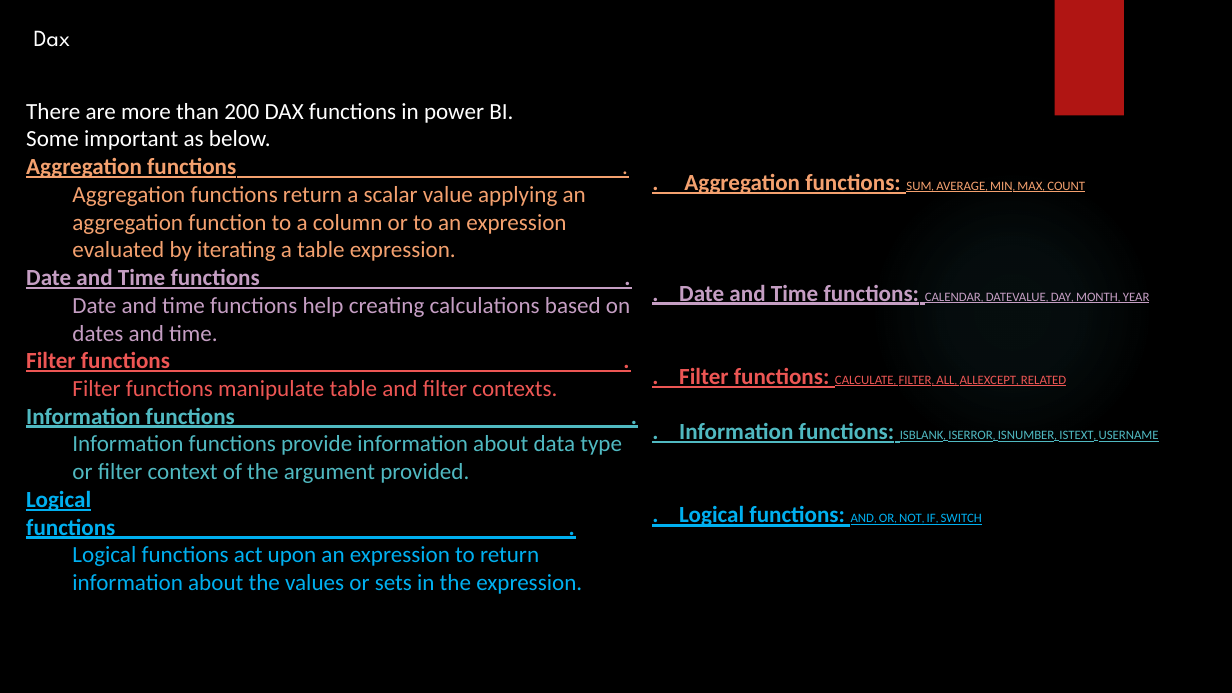
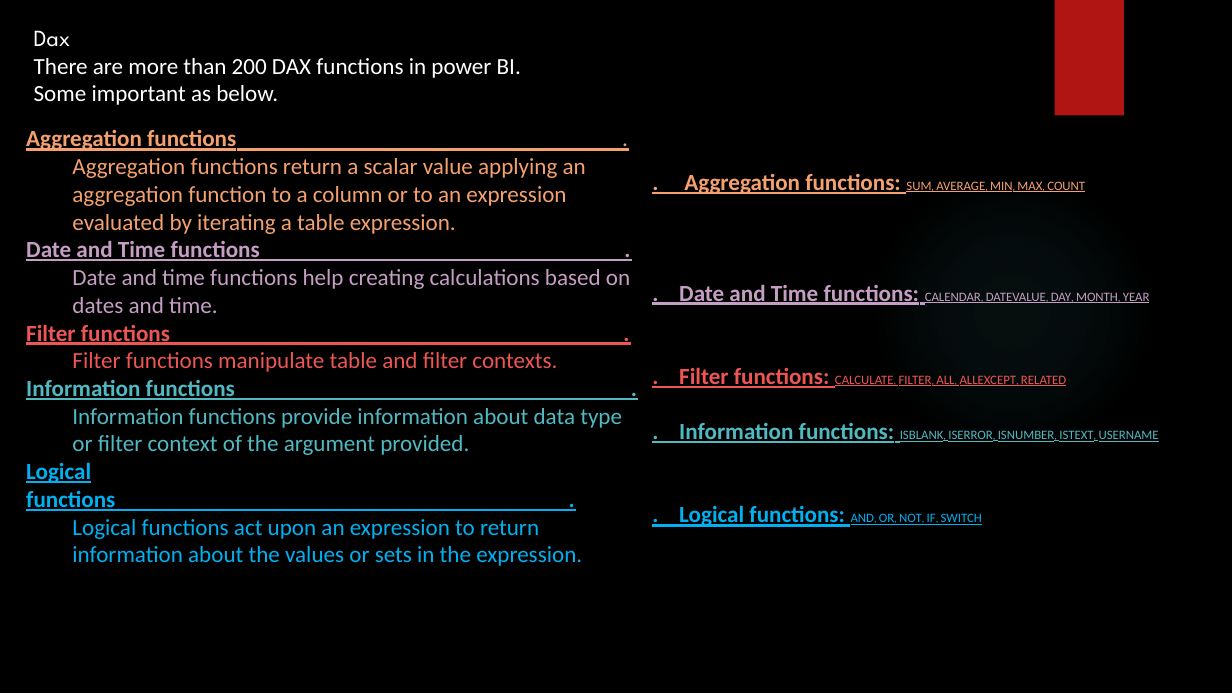
Before and after one commit to SHIVRAJSHINDE/Ethans, a slide deck: slide 2 of 17 18 20/5.Power Bi/5) Dax/Dax.pptx. Drawn at 1232x693 pixels with LibreOffice and Linux fonts; fonts in the diff are those of the drawing; background and template pictures are left out. Boxes give left, top, right and bottom in pixels: in the first picture for what was removed or moved away, otherwise in the second. Text is boxed around its words. In the diff, an @@ line names an element or a change of style, - is before the commit and + after.

```diff
--- a/17 18 20/5.Power Bi/5) Dax/Dax.pptx
+++ b/17 18 20/5.Power Bi/5) Dax/Dax.pptx
@@ text at <box>34,58,521,105</box>: paragraphs added @@
+There are more than 200 DAX functions in power BI.
+Some important as below.
@@ text at <box>26,103,513,150</box>: paragraphs removed @@
-There are more than 200 DAX functions in power BI.
-Some important as below.
@@ text "Aggregation functions .": place and size @@
-text "Aggregation functions ." at <box>26,103,630,594</box>
+text "Aggregation functions ." at <box>26,129,630,566</box>
```
Also in this commit, not shown: 6 other slides changed, 1 slide removed, 18 other files.
